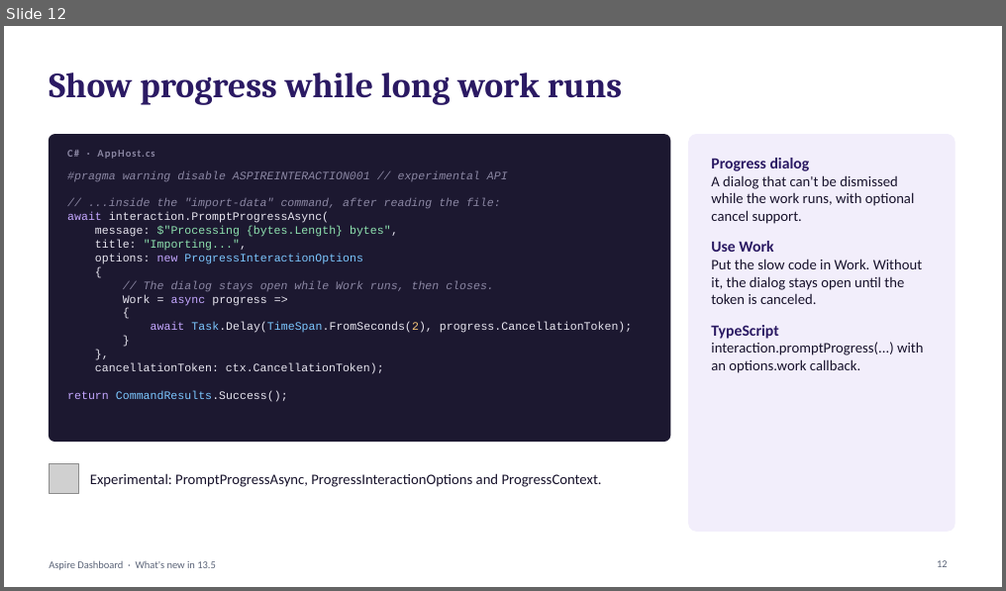
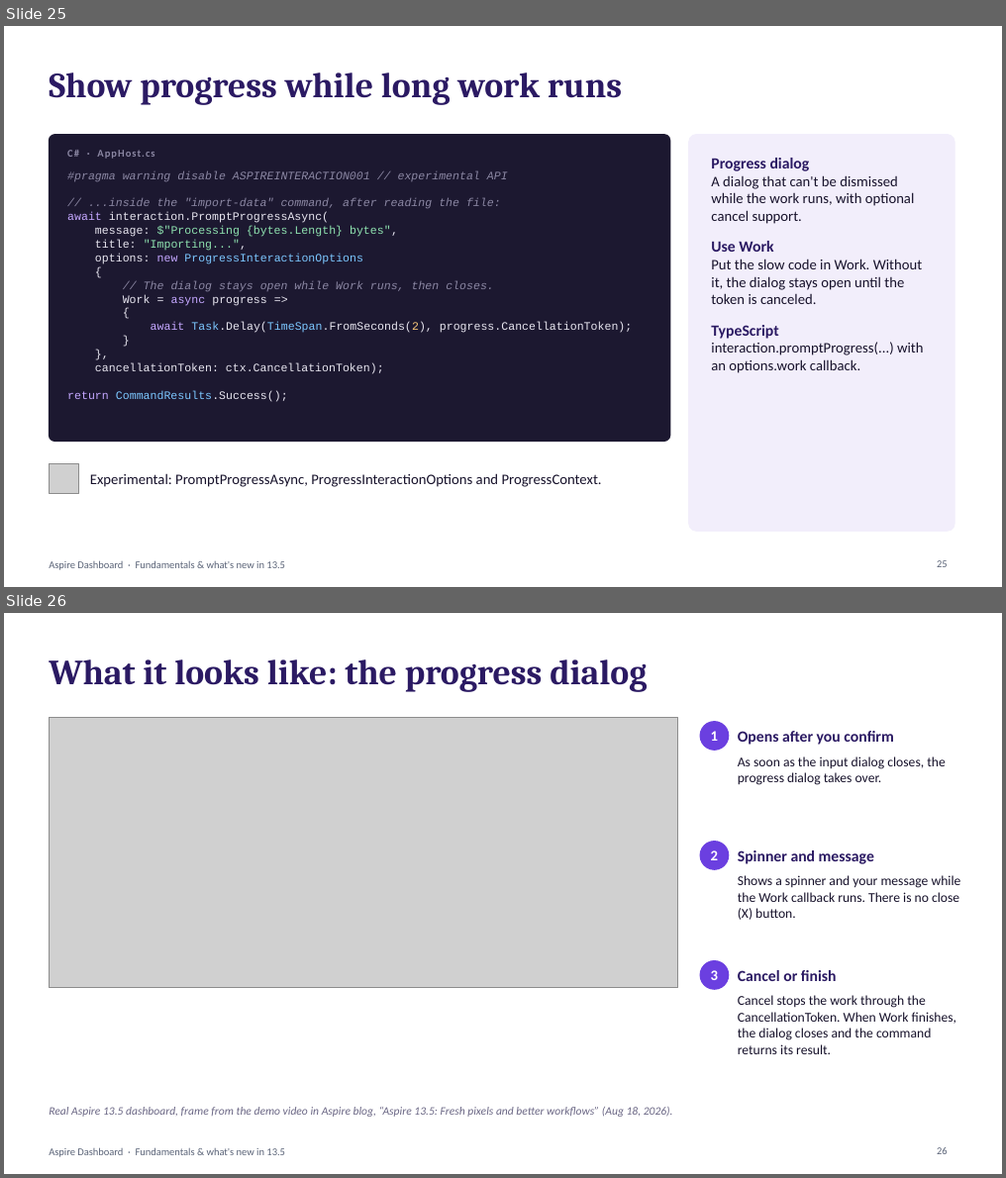
Before and after one commit to mcdmags/aspire-dashboard, a slide deck: aspire-dashboard-13-5.pptx. Shown one above the other, each under a label of ours: slide 12 before the commit, slides 25 and 26 after it. The pictures are 1006x591 and 1006x1178 pixels, drawn with LibreOffice and Linux fonts; fonts in the diff are those of the drawing; grey boxes stand for pictures. Boxes give left, top, right and bottom in pixels: in the first picture for what was removed or moved away, otherwise in the second. Text is boxed around its words. In the diff, an @@ line names an element or a change of style, - is before the commit and + after.

Commit message:
Added fundamentals and concise version

```diff
--- a/aspire-dashboard-13-5.pptx
+++ b/aspire-dashboard-13-5.pptx
@@ slide 26 added at [4,613,1002,1174], background #FFFFFF; not listed: 1 template element that a slide beside it also shows @@
@@ title added at [49,660,647,692], 34 pt, text #2B1A63, bold @@
+What it looks like: the progress dialog
@@ picture added at [49,718,678,988] @@
@@ ellipse added at [700,722,729,750], fill #6B3FE0, outline #6B3FE0 1 pt @@
@@ text added at [711,731,718,741], 14 pt, text #FFFFFF, bold @@
+1
@@ text added at [738,731,893,745], 15 pt, text #2B1A63, bold @@
+Opens after you confirm
@@ text added at [738,757,944,785], 13 pt, text #17122B @@
+As soon as the input dialog closes, the progress dialog takes over.
@@ ellipse added at [700,842,729,869], fill #6B3FE0, outline #6B3FE0 1 pt @@
@@ text added at [711,851,718,861], 14 pt, text #FFFFFF, bold @@
+2
@@ text added at [738,851,874,864], 15 pt, text #2B1A63, bold @@
+Spinner and message
@@ text added at [738,875,961,920], 13 pt, text #17122B @@
+Shows a spinner and your message while the Work callback runs. There is no close (X) button.
@@ ellipse added at [700,961,729,989], fill #6B3FE0, outline #6B3FE0 1 pt @@
@@ text added at [711,970,718,980], 14 pt, text #FFFFFF, bold @@
+3
@@ text added at [738,970,837,981], 15 pt, text #2B1A63, bold @@
+Cancel or finish
@@ text added at [738,995,956,1055], 13 pt, text #17122B @@
+Cancel stops the work through the CancellationToken. When Work finishes, the dialog closes and the command returns its result.
@@ text added at [49,1107,673,1117], 11 pt, text #6B6785, italic @@
+Real Aspire 13.5 dashboard, frame from the demo video in Aspire blog, “Aspire 13.5: Fresh pixels and better workflows” (Aug 18, 2026).
@@ page number added at [937,1148,947,1155], 10 pt, text #5B6478 @@
+26
@@ what was slide 12 is now slide 25 @@
@@ slide 25 changed as well @@
@@ text at [49,561,285,570]: text changed @@
-Aspire Dashboard · What's new in 13.5
+Aspire Dashboard · Fundamentals & what's new in 13.5
@@ page number at [937,561,947,568]: text changed @@
-12
+25
```
Also in this commit, not shown: 12 other slides changed, 18 other slides added, 5 slides removed, 1 other file.
